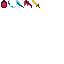
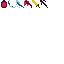
The second 64 x 64 image is a revision of the first. Changes to its layers:
painted on "Layer 1" over 40, 0, 48, 8
